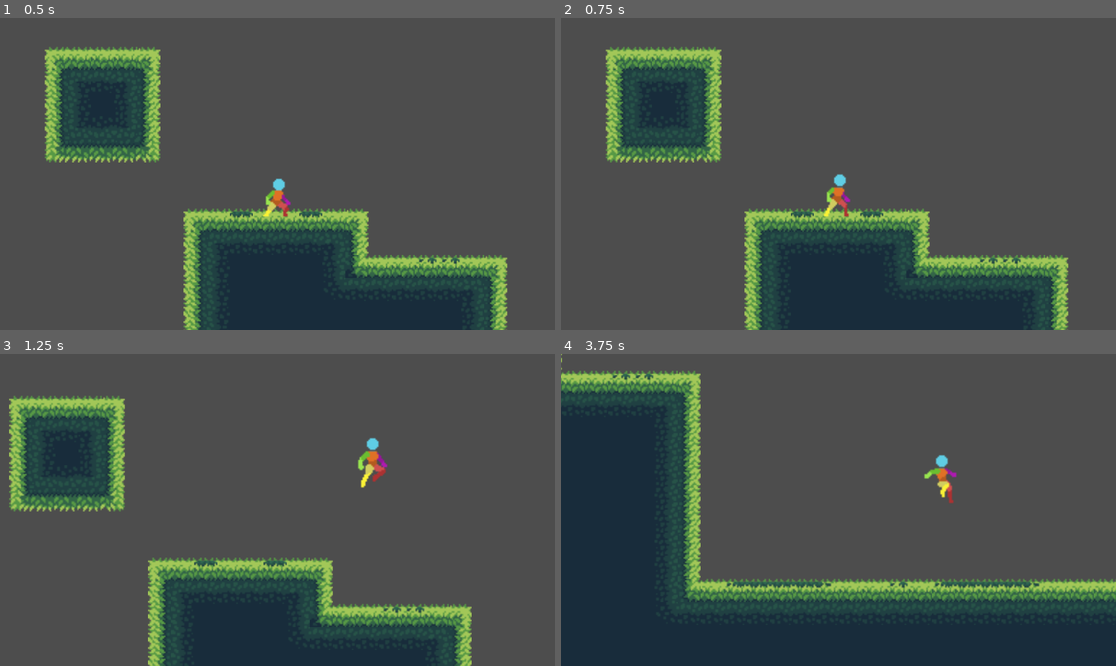
Above: before the commit, frames 1-4 (two rows, left to right).
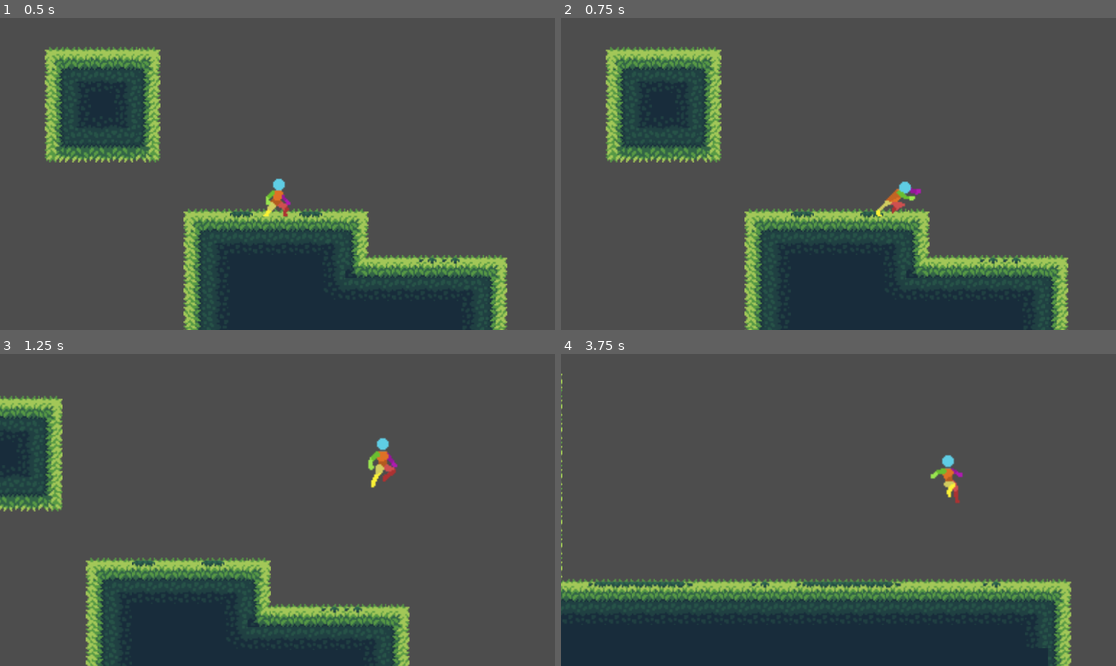
Above: after the commit, the same moments.

Repository: Allus-Interactive/platform-combat-game
Game: Godot game, scene res://scenes/main.tscn
Two runs of this game, one before a commit and one after it. Both use one fixed random seed, a clock stepped at 60 frames per second and the inputs below.
Inputs:
- Up to frame 1 (0.5 s): no input
- Up to frame 2 (0.75 s): hold X (move_right) from 0.53 s (still down); tap O (roll) at 0.6 s
- Up to frame 3 (1.25 s): keep holding X (move_right); tap Space (jump) at 0.77, 0.8, 1.07 s
- Up to frame 4 (3.75 s): tap Space (jump) at 1.35, 1.52, 1.82, 2.3, 3.02, 3.32, 3.6 s; tap O (roll) at 1.55, 2.1, 2.85 s; release X (move_right) at 2.03 s; hold Z (move_left) 2.03-2.78 s; hold X (move_right) from 2.78 s (still down)

Frame 1 is identical in both runs. In frame 2, 0.7% of the frame differs, in the area x 47-65%, y 50-64%; in frame 3, 19%; in frame 4, 23%, in the area x 0-100%, y 0-100%.

Commit message:
added logic for roll anim

Diff:
--- a/scripts/player.gd
+++ b/scripts/player.gd
@@ -1,6 +1,7 @@
 extends CharacterBody2D
 
 @export var speed : float = 200.0
+@export var roll_speed : float = 300.0
 @export var jump_velocity : float = -200.0
 @export var double_jump_velocity : float = -150.0
 
@@ -14,10 +15,12 @@
 var was_in_air : bool = false
 var is_at_jump_peak : bool = false
 var is_falling : bool = false
+var is_facing_right : bool = true
 
 var direction : Vector2 = Vector2.ZERO
 
 func _physics_process(delta):
+	print_debug("velocity x: ", velocity.x)
 	if not is_on_floor():
 		# Add the gravity
 		velocity.y += gravity * delta
@@ -54,11 +57,17 @@
 			animation_locked = true
 			is_falling = true
 
+	# Handle Roll
+	if Input.is_action_just_pressed("roll") && is_on_floor():
+		roll()
+
 	# Get the input direction and handle the movement/deceleration
 	direction = Input.get_vector("move_left", "move_right", "ui_up", "ui_down")
 
-	if direction.x != 0 && animated_sprite.animation != "jump_land":
+	if direction.x != 0 && animated_sprite.animation != "jump_land" && animated_sprite.animation != "roll":
 		velocity.x = direction.x * speed
+	elif animated_sprite.animation == "roll":
+		pass
 	else:
 		velocity.x = move_toward(velocity.x, 0, speed)
 
@@ -76,9 +85,11 @@
 func update_direction():
 	if direction.x > 0:
 		# Player facing right
+		is_facing_right = true
 		animated_sprite.flip_h = false
 	elif direction.x < 0:
 		# Player facing left
+		is_facing_right = false
 		animated_sprite.flip_h = true
 
 func jump():
@@ -104,8 +115,22 @@
 	animated_sprite.play("jump_land")
 	animation_locked = true
 
+func roll():
+	# Play roll anim and lock anims
+	animated_sprite.play("roll")
+	animation_locked = true
+	# Set velocity based on direction player is facing
+	if is_facing_right:
+		velocity.x = roll_speed
+	else:
+		velocity.x = -roll_speed
+
 func _on_animated_sprite_2d_animation_finished():
 	# Call when any anim finishes
 	if animated_sprite.animation == "jump_land":
 		# Only run this when jump land anim is finished
 		animation_locked = false
+
+	if animated_sprite.animation == "roll":
+		# Only run this when roll anim is finished
+		animation_locked = false
